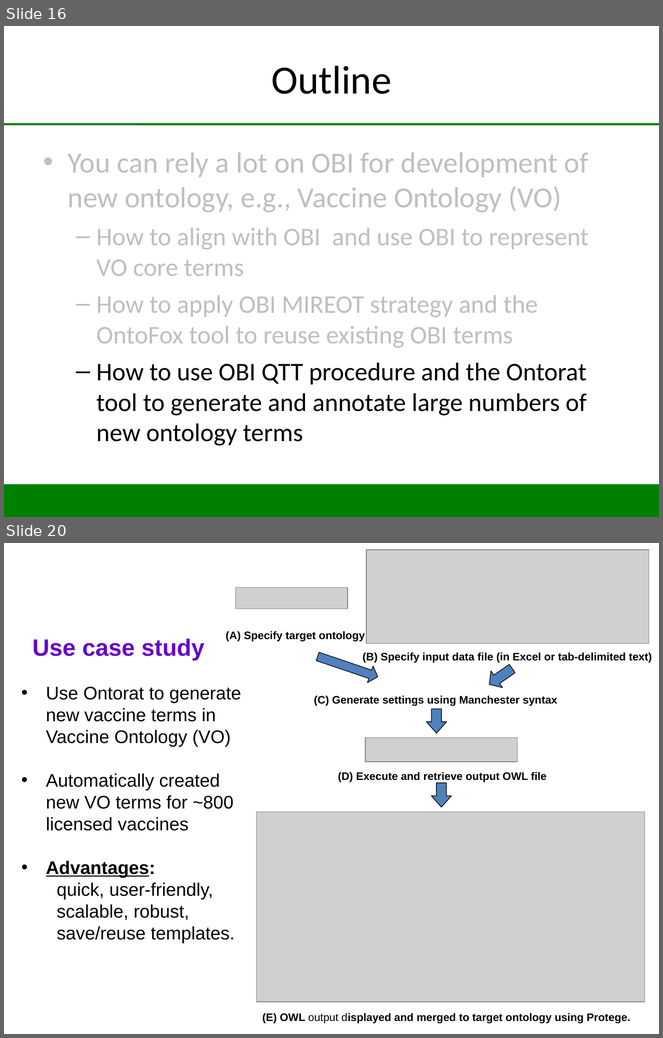
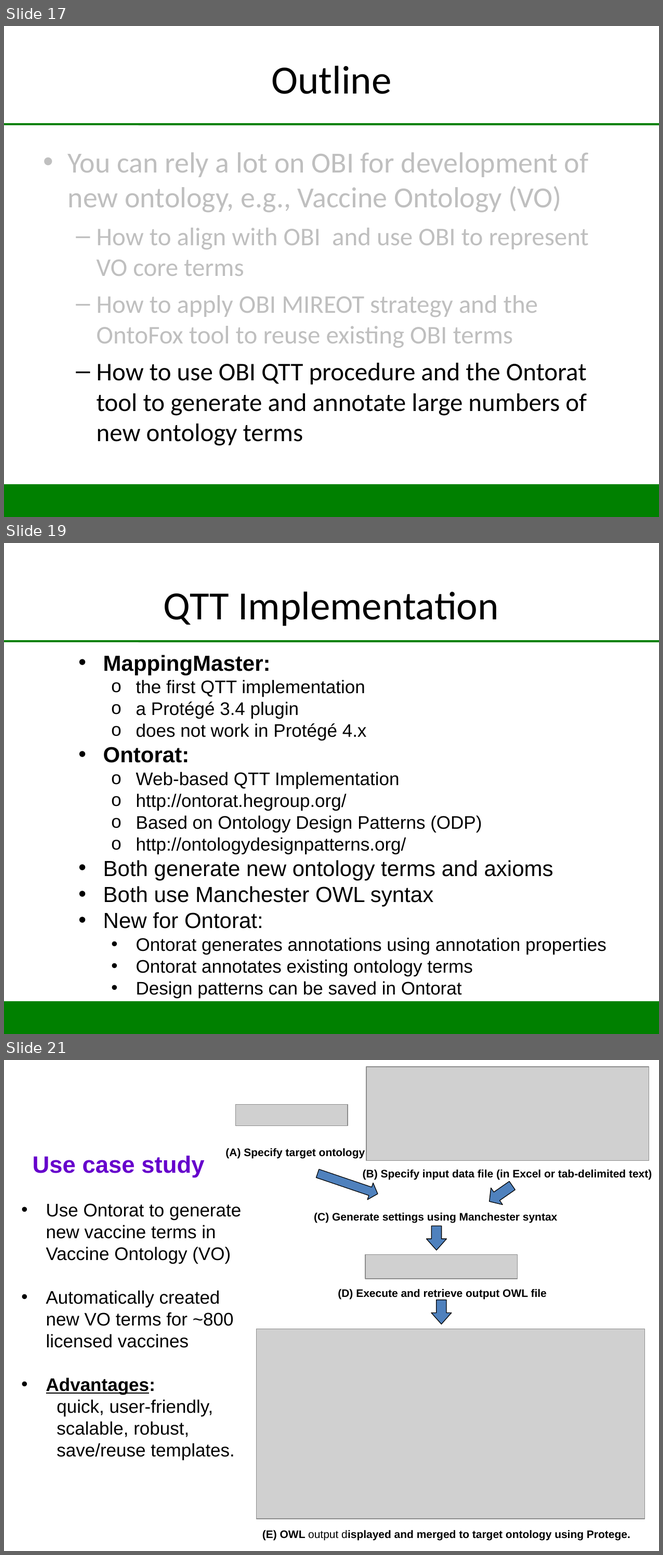
Before and after one commit to obi-ontology/obi-legacy-svn, a slide deck: trunk/docs/presentations/OBI tutorial July 2012 ICBO/VO_Development_using_OBI_as_Source_Ontology.ppt. Shown one above the other, each under a label of ours: slides 16 and 20 before the commit, slides 17, 19 and 21 after it; the slides between them are not shown. The pictures are 663x1038 and 663x1555 pixels, drawn with LibreOffice and Linux fonts; fonts in the diff are those of the drawing; grey boxes stand for pictures; background and template pictures are left out. Boxes give left, top, right and bottom in pixels: in the first picture for what was removed or moved away, otherwise in the second. Text is boxed around its words. In the diff, an @@ line names an element or a change of style, - is before the commit and + after.

```diff
--- a/trunk/docs/presentations/OBI tutorial July 2012 ICBO/VO_Development_using_OBI_as_Source_Ontology.ppt
+++ b/trunk/docs/presentations/OBI tutorial July 2012 ICBO/VO_Development_using_OBI_as_Source_Ontology.ppt
@@ slide 19 added at box(4, 543, 659, 1034), background #FFFFFF; not listed: 2 template elements that a slide beside it also shows @@
@@ title added at box(164, 591, 499, 626), 44 pt, text #000000 @@
+QTT Implementation
@@ text added at box(103, 655, 607, 999), 20 pt, text #000000 @@
+  • MappingMaster:
+    o the first QTT implementation
+    o a Protégé 3.4 plugin
+    o does not work in Protégé 4.x
+  • Ontorat:
+    o Web-based QTT Implementation
+    o http://ontorat.hegroup.org/
+    o Based on Ontology Design Patterns (ODP)
+    o http://ontologydesignpatterns.org/
+  • Both generate new ontology terms and axioms
+  • Both use Manchester OWL syntax
+  • New for Ontorat:
+    • Ontorat generates annotations using annotation properties
+    • Ontorat annotates existing ontology terms
+    • Design patterns can be saved in Ontorat
@@ what was slide 16 is now slide 17 @@
@@ what was slide 20 is now slide 21 @@
```
Also in this commit, not shown: 4 slides changed, 1 other slide added, 1 slide removed.
